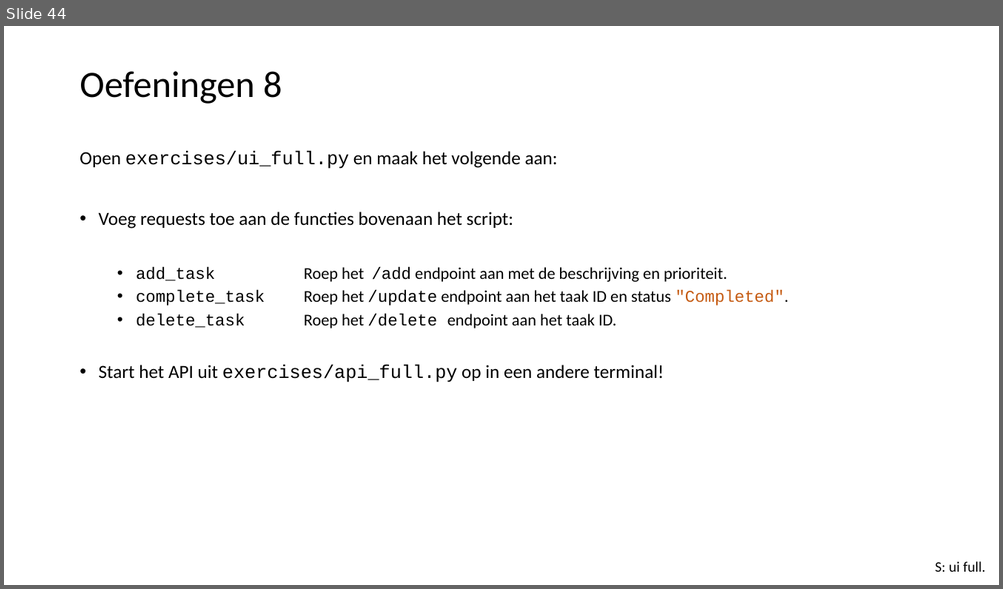
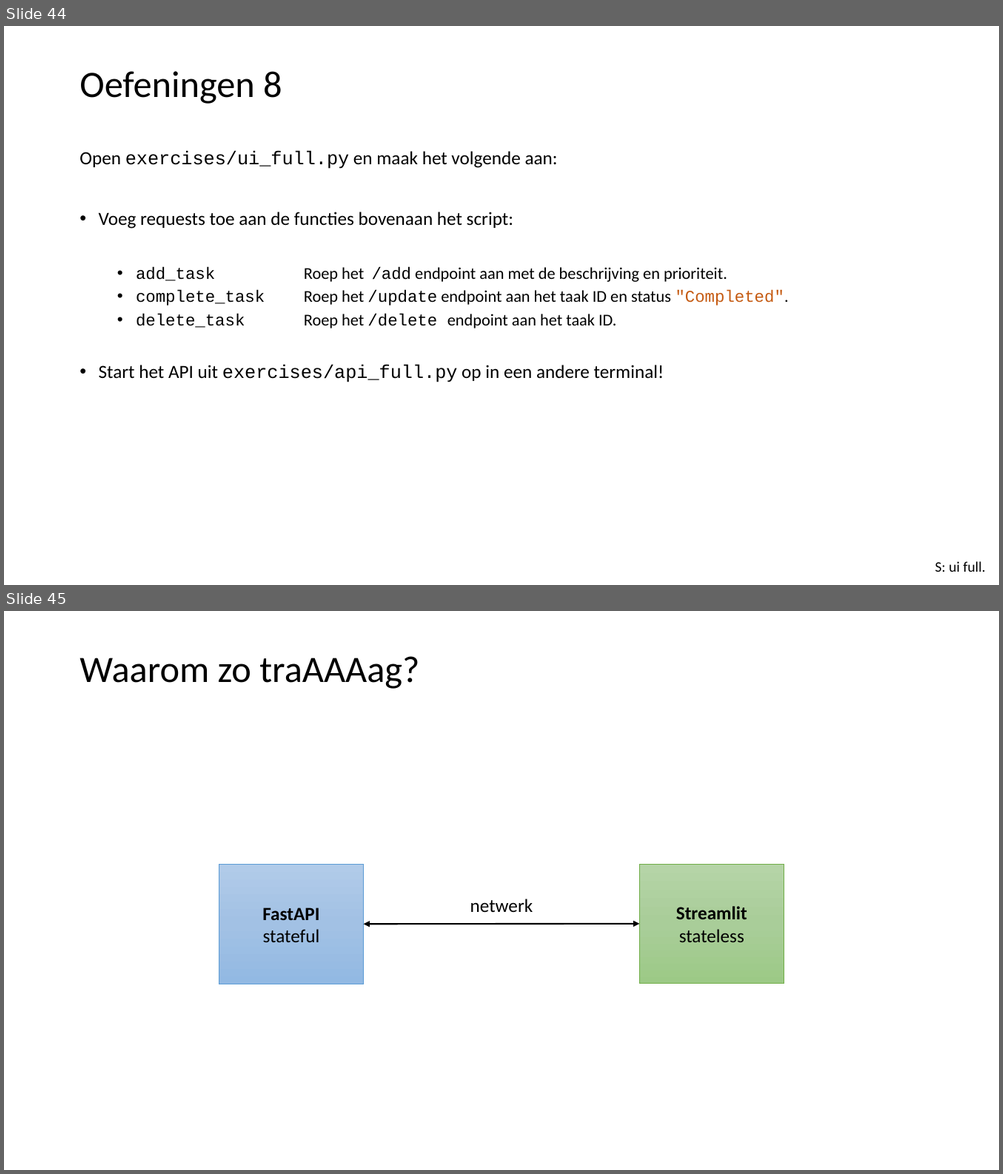
Before and after one commit to LFKoning/knowledge-sharing, a slide deck: python_course_4p/4_fastapi_streamlit/4_fastapi_streamlit.pptx. Shown one above the other, each under a label of ours: slide 44 before the commit, slides 44 and 45 after it. The pictures are 1003x589 and 1003x1174 pixels, drawn with LibreOffice and Linux fonts; fonts in the diff are those of the drawing. Boxes give left, top, right and bottom in pixels: in the first picture for what was removed or moved away, otherwise in the second. Text is boxed around its words. In the diff, an @@ line names an element or a change of style, - is before the commit and + after.

```diff
--- a/python_course_4p/4_fastapi_streamlit/4_fastapi_streamlit.pptx
+++ b/python_course_4p/4_fastapi_streamlit/4_fastapi_streamlit.pptx
@@ slide 45 added at (4, 611, 999, 1170), background #FFFFFF @@
@@ title added at (79, 656, 419, 689), 36 pt, text #000000 @@
+Waarom zo traAAAag?
@@ group added at (219, 864, 785, 984): 2 rectangles, 1 double arrow, 1 text @@
+FastAPI
+stateful
+Streamlit
+stateless
+netwerk
```
Also in this commit, not shown: 2 other slides added, 1 other file.
